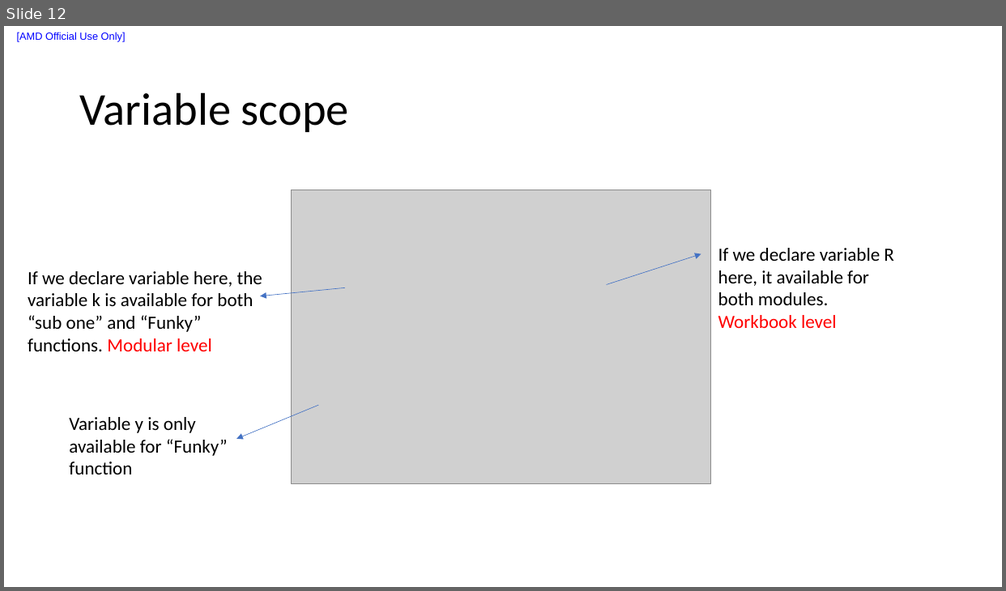
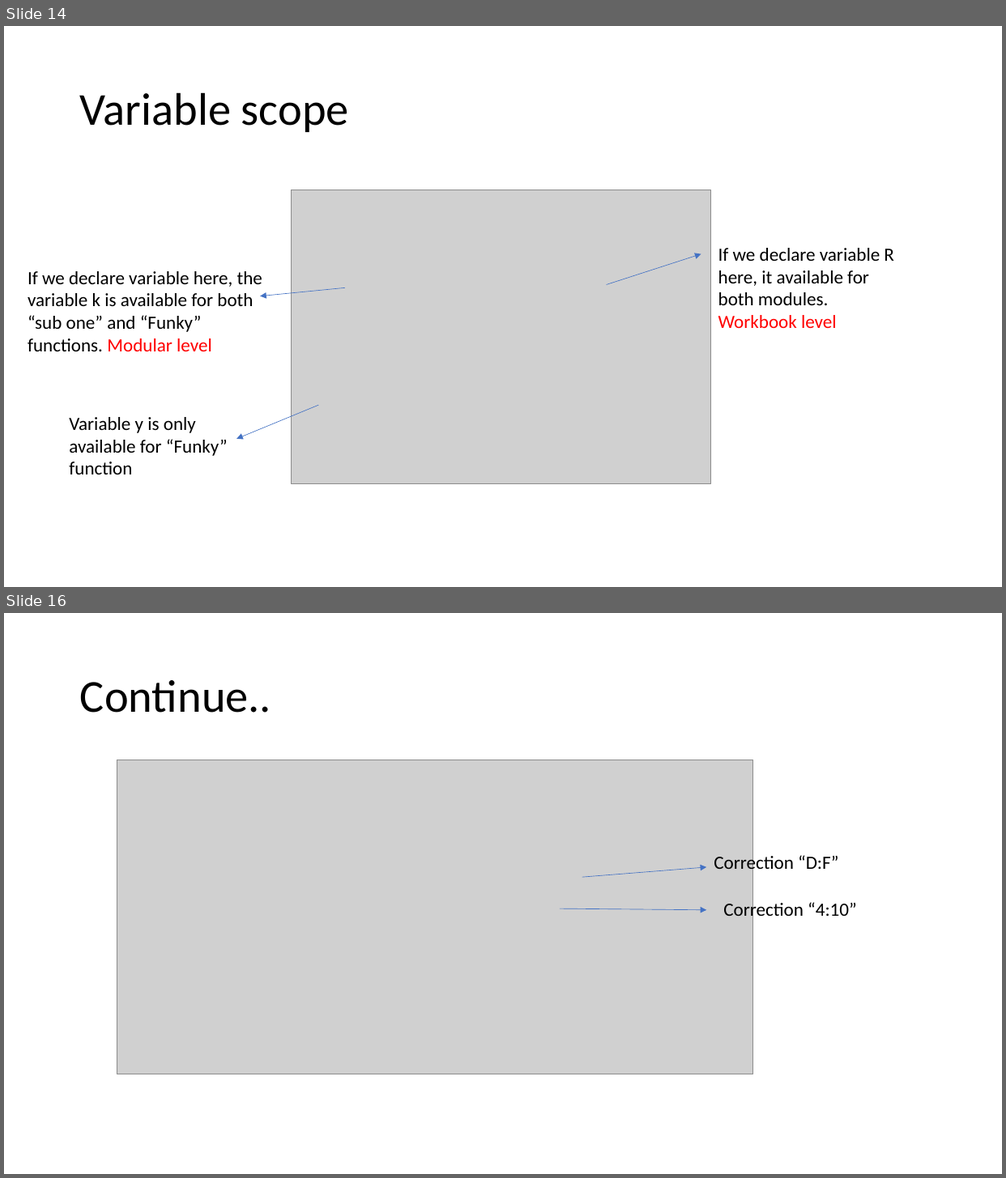
Before and after one commit to liuxu-github-ui/Excel, a slide deck: VBA.pptx. Shown one above the other, each under a label of ours: slide 12 before the commit, slides 14 and 16 after it; the slides between them are not shown. The pictures are 1006x591 and 1006x1178 pixels, drawn with LibreOffice and Linux fonts; fonts in the diff are those of the drawing; grey boxes stand for pictures. Boxes give left, top, right and bottom in pixels: in the first picture for what was removed or moved away, otherwise in the second. Text is boxed around its words. In the diff, an @@ line names an element or a change of style, - is before the commit and + after.

```diff
--- a/VBA.pptx
+++ b/VBA.pptx
@@ slide 16 added at (4, 613, 1002, 1174), background #FFFFFF @@
@@ title added at (80, 680, 271, 713), 44 pt, text #000000 @@
+Continue..
@@ picture added at (117, 760, 754, 1075) @@
@@ text added at (714, 853, 838, 874), 18 pt, text #000000 @@
+Correction “D:F”
@@ arrow added from (582, 877) to (707, 867), #4472C4 0.5 pt @@
@@ text added at (723, 900, 857, 921), 18 pt, text #000000 @@
+Correction “4:10”
@@ arrow added from (560, 909) to (707, 910), #4472C4 0.5 pt @@
@@ what was slide 12 is now slide 14 @@
@@ slide 14 changed as well @@
@@ text removed at (17, 32, 126, 42) @@
-[AMD Official Use Only]
```
Also in this commit, not shown: 11 other slides changed, 4 other slides added, 1 slide removed, 37 other files.
